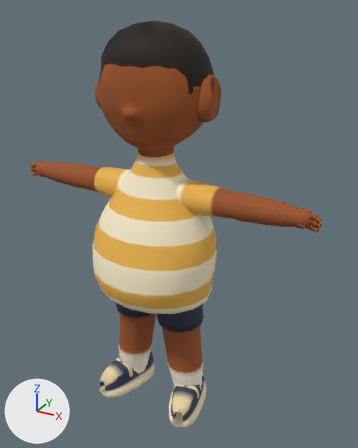
What one commit did to the Blender file assets/v2/source/big-lou-pilot.blend.
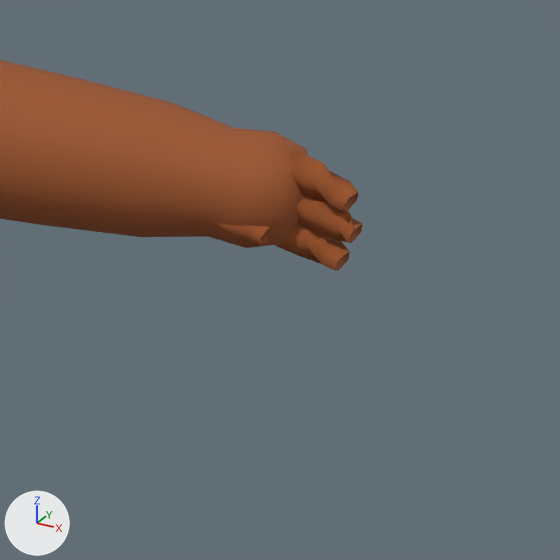
The first picture shows the older version from a 50 mm lens placed at (2.4, -3.92, 4.12), pointed at (0.19, 0.12, 2.11). The close-ups show the older and then the newer version on the part from 72% to 100% of the width and 41% to 63% of the height of that picture. Only the edits that show in the close-ups are written down. The axes (+X, +Y, +Z) are drawn at lower left. The lights are the same throughout.

Objects in the first close-up: 'kid_big_lou_LOD0'.
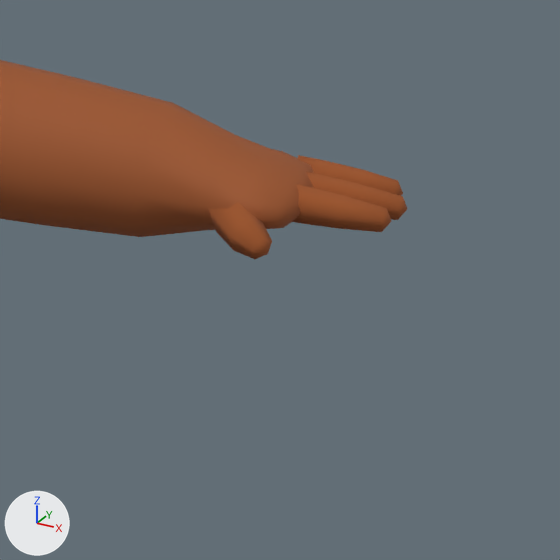
The change, as a list of edits to the scene's bpy script:
```text
Change me_kid_big_lou_lod0_mesh_001:
    used by ob_kid_big_lou_lod0; location = (0.0, 0.0, 0.0)
    remove me_kid_big_lou_lod0_mesh_001.from_pydata(...)  # 3449 vertices, 3514 faces; spans x -1.62..1.62, y -0.66..0.59, z 0.01..4.01
    add me_kid_big_lou_lod0_mesh_001.from_pydata(...)  # 3449 vertices, 3514 faces; spans x -1.67..1.67, y -0.66..0.59, z 0.01..4.01
    me_kid_big_lou_lod0_mesh_001 part 1: 124 of 3449 vertices moved; they spanned x 1.38..1.62, y -0.09..0.09, z 2.38..2.56 and now span x 1.38..1.67, y -0.17..0.13, z 2.4..2.54; mean shift (0.01, 0.03, 0.01); largest move (1.6, -0.06, 2.41) -> (1.64, 0.09, 2.49)
    other edits to the shape of me_kid_big_lou_lod0_mesh_001 do not show in these pictures
```

Pixel boxes [x1, y1, x2, y2] of what changed, in the close-ups (560 x 560 px; the box of a moved part takes in the faces that stretch with it):
'kid_big_lou_LOD0', reshaped
    before: [0, 60, 363, 271]
    after: [0, 60, 407, 259]
part 1 of me_kid_big_lou_lod0_mesh_001, moved or reshaped
    before: [134, 103, 363, 271]
    after: [134, 103, 407, 259]
